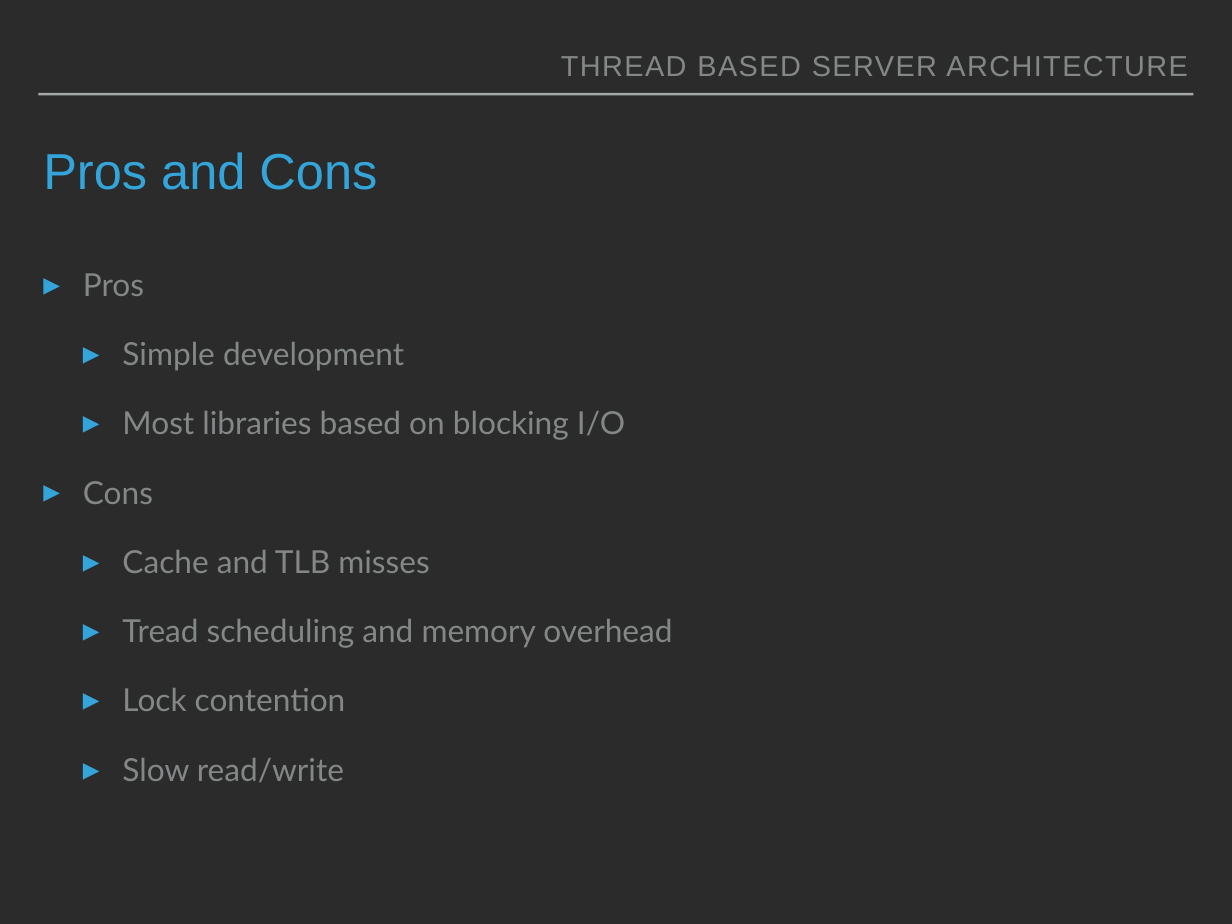
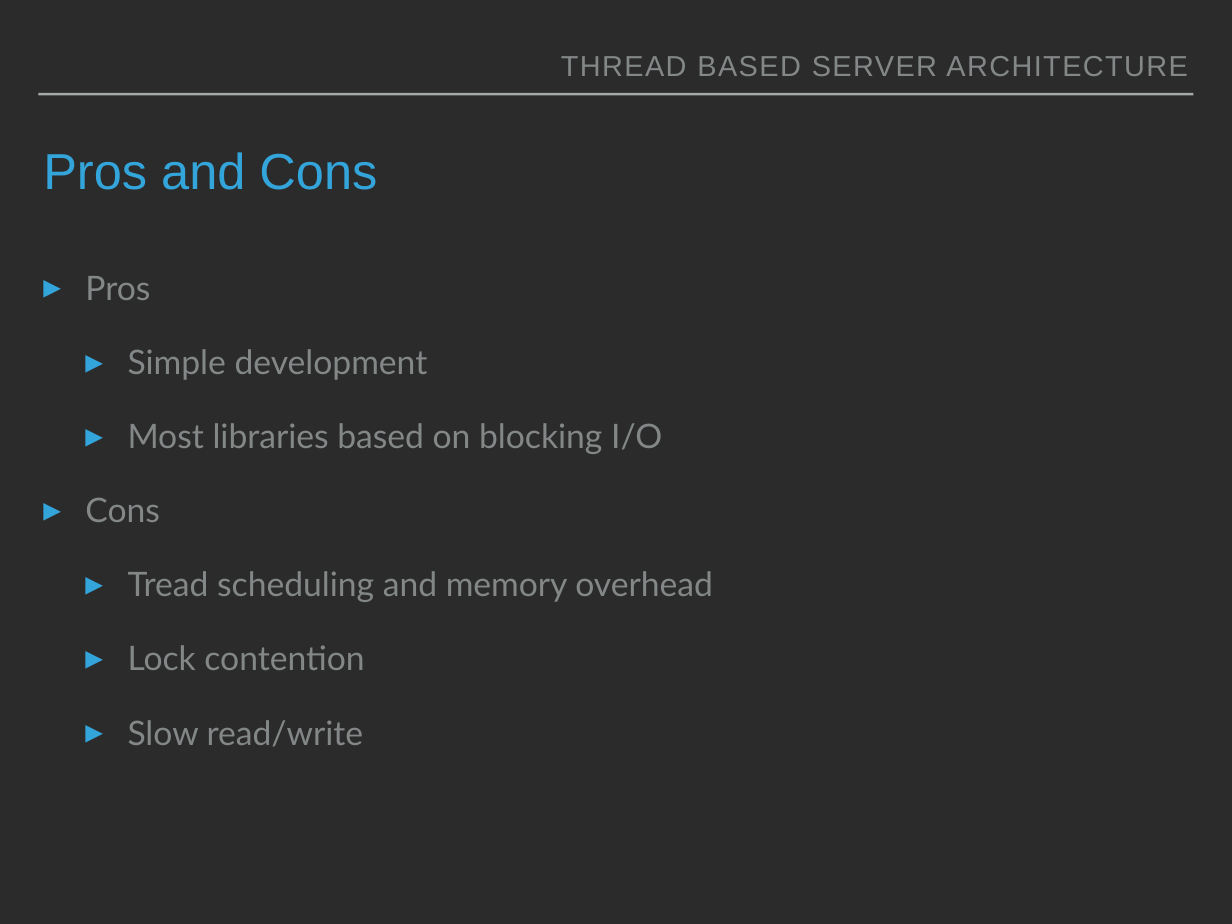
Before and after one commit to neherim/web-service-architectures, a slide deck: slide 10 of slide/Web server architecture.pptx. Drawn at 1232x924 pixels with LibreOffice and Linux fonts; fonts in the diff are those of the drawing. Boxes give left, top, right and bottom in pixels: in the first picture for what was removed or moved away, otherwise in the second. Text is boxed around its words. In the diff, an @@ line names an element or a change of style, - is before the commit and + after.

```diff
--- a/slide/Web server architecture.pptx
+++ b/slide/Web server architecture.pptx
@@ text "Pros" at (85,276,713,747): size 26.3 to 28 pt; indent changed; more space between paragraphs @@
@@ text at (122,550,429,573): paragraph removed @@
-  ▸ Cache and TLB misses
```
Also in this commit, not shown: 10 other slides changed, 2 slides added, 1 other file.
